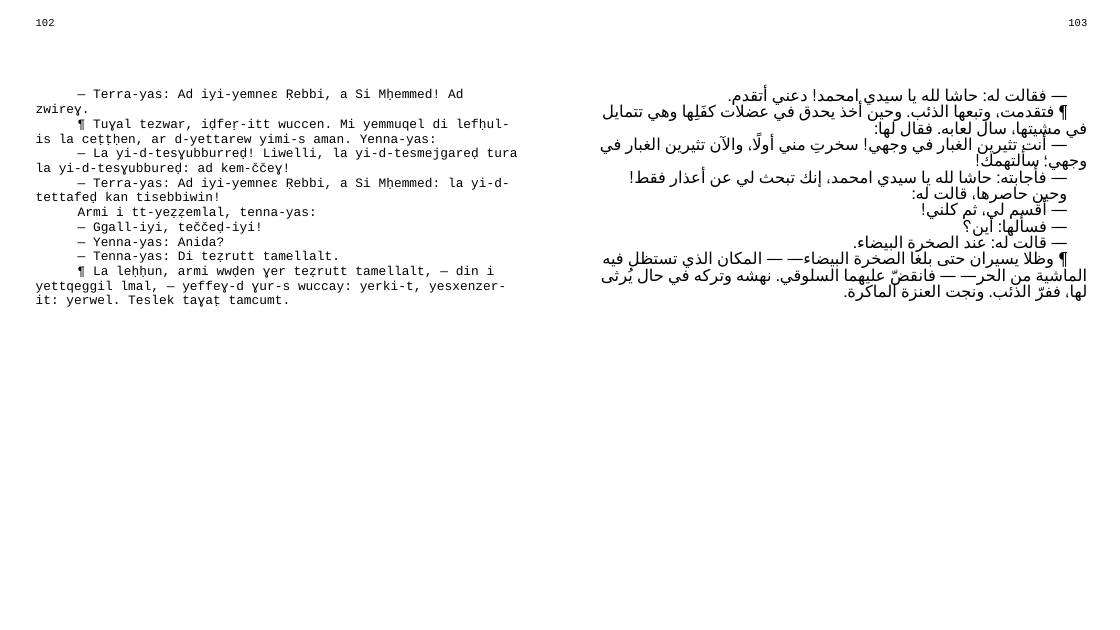
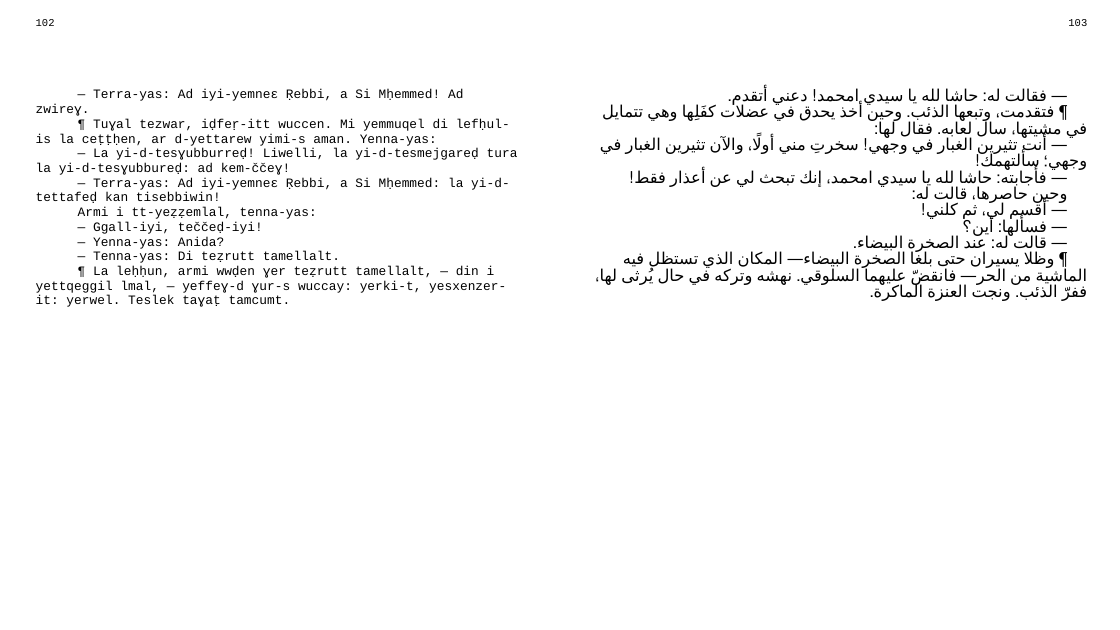
Before and after one commit to sferhah/tamacahut_n_wuccen, a slide deck: slide 48 of Uccen.ConsoleApp/Resources/pptx/uccen.arb.pptx. Drawn at 1120x630 pixels with LibreOffice and Linux fonts; fonts in the diff are those of the drawing. Boxes give left, top, right and bottom in pixels: in the first picture for what was removed or moved away, otherwise in the second. Text is boxed around its words. In the diff, an @@ line names an element or a change of style, - is before the commit and + after.

```diff
--- a/Uccen.ConsoleApp/Resources/pptx/uccen.arb.pptx
+++ b/Uccen.ConsoleApp/Resources/pptx/uccen.arb.pptx
@@ table at (27, 13, 1096, 607) @@
-row 3, column 3: — فقالت له: حاشا لله يا سيدي امحمد! دعني أتقدم. / ¶ فتقدمت، وتبعها الذئب. وحين أخذ يحدق في عضلات كفَلِها وهي تتمايل في مشيتها، سال لعابه. فقال لها: / — أنت تثيرين الغبار في وجهي! سخرتِ مني أولًا، والآن تثيرين الغبار في وجهي؛ سألتهمك! / — فأجابته: حاشا لله يا سيدي امحمد، إنك تبحث لي عن أعذار فقط! / وحين حاصرها، قالت له: / — أقسم لي، ثم كلني! / — فسألها: أين؟ / — قالت له: عند الصخرة البيضاء. / ¶ وظلا يسيران حتى بلغا الصخرة البيضاء— — المكان الذي تستظل فيه الماشية من الحر— — فانقضّ عليهما السلوقي. نهشه وتركه في حال يُرثى لها، ففرّ الذئب. ونجت العنزة الماكرة.
+row 3, column 3: — فقالت له: حاشا لله يا سيدي امحمد! دعني أتقدم. / ¶ فتقدمت، وتبعها الذئب. وحين أخذ يحدق في عضلات كفَلِها وهي تتمايل في مشيتها، سال لعابه. فقال لها: / — أنت تثيرين الغبار في وجهي! سخرتِ مني أولًا، والآن تثيرين الغبار في وجهي؛ سألتهمك! / — فأجابته: حاشا لله يا سيدي امحمد، إنك تبحث لي عن أعذار فقط! / وحين حاصرها، قالت له: / — أقسم لي، ثم كلني! / — فسألها: أين؟ / — قالت له: عند الصخرة البيضاء. / ¶ وظلا يسيران حتى بلغا الصخرة البيضاء— المكان الذي تستظل فيه الماشية من الحر— فانقضّ عليهما السلوقي. نهشه وتركه في حال يُرثى لها، ففرّ الذئب. ونجت العنزة الماكرة.
```
Also in this commit, not shown: 2 other slides changed, 3 other files.
